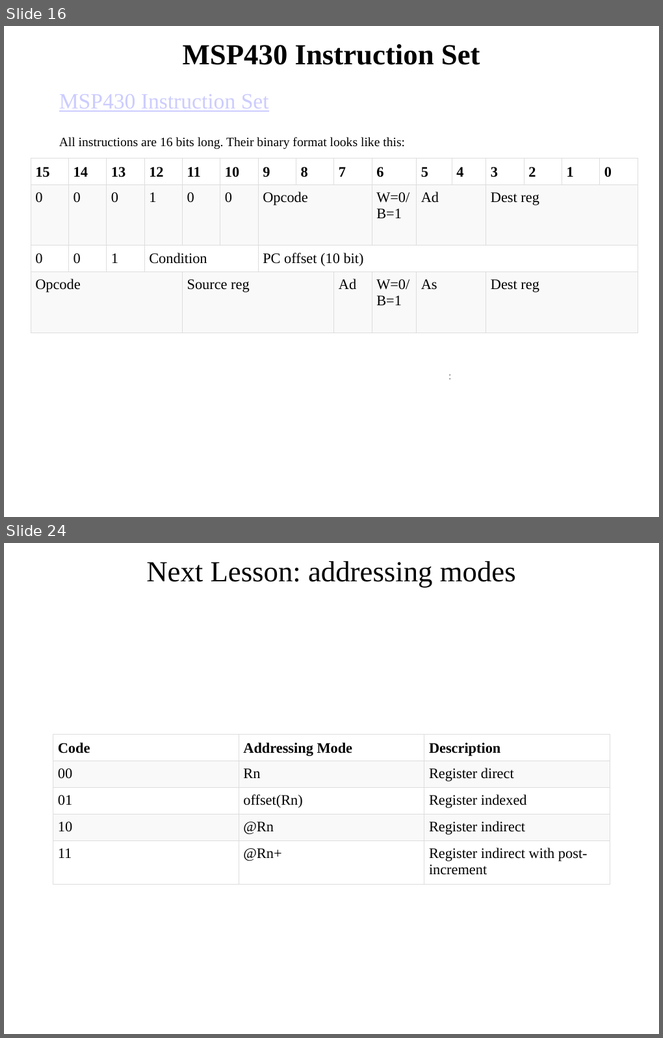
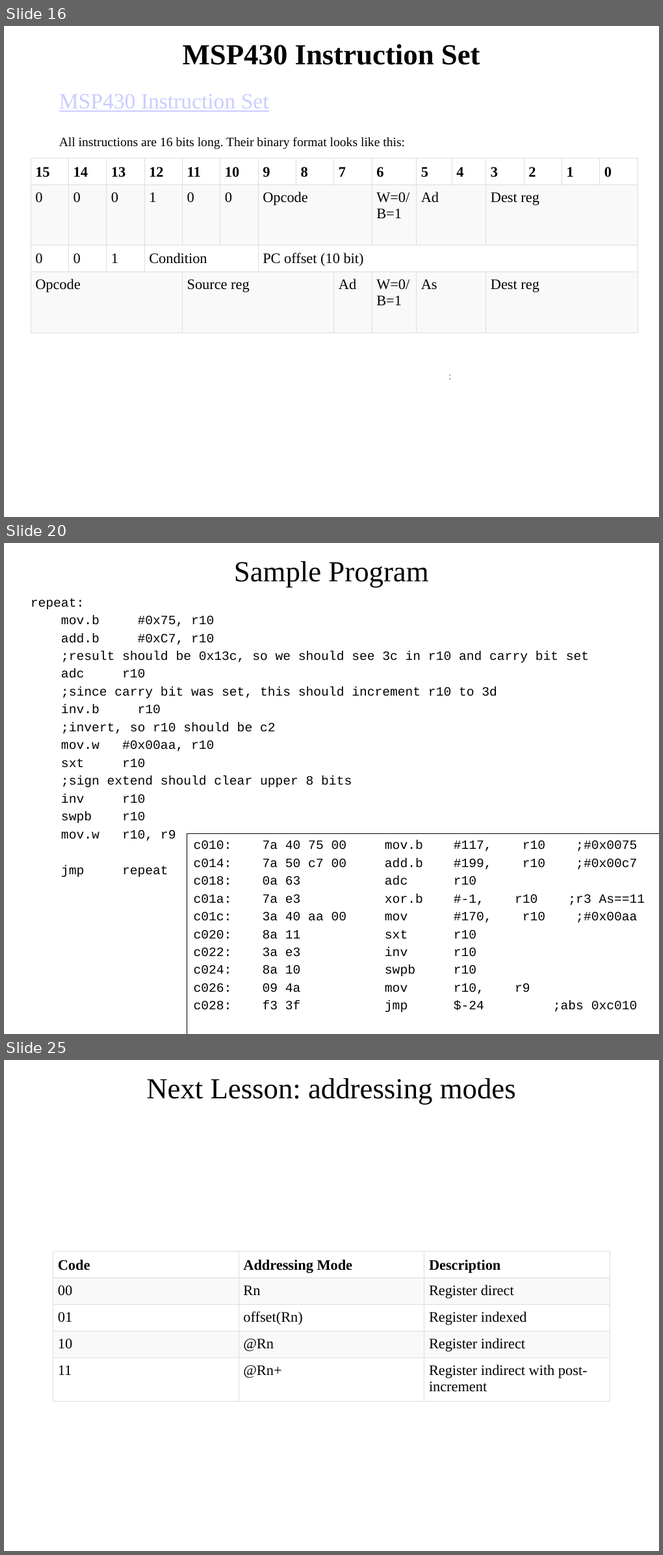
Before and after one commit to pw4rn3r/ECE382, a slide deck: notes/L3/Lsn3.pptx. Shown one above the other, each under a label of ours: slides 16 and 24 before the commit, slides 16, 20 and 25 after it; the slides between them are not shown. The pictures are 663x1038 and 663x1555 pixels, drawn with LibreOffice and Linux fonts; fonts in the diff are those of the drawing. Boxes give left, top, right and bottom in pixels: in the first picture for what was removed or moved away, otherwise in the second. Text is boxed around its words. In the diff, an @@ line names an element or a change of style, - is before the commit and + after.

```diff
--- a/notes/L3/Lsn3.pptx
+++ b/notes/L3/Lsn3.pptx
@@ slide 20 added at <box>4,543,659,1034</box>, background #FFFFFF @@
@@ title added at <box>234,561,428,588</box>, 32 pt, text #000000 @@
+Sample Program
@@ text added at <box>31,598,589,877</box>, 14 pt, text #000000 @@
+repeat:
+mov.b #0x75, r10
+add.b #0xC7, r10
+;result should be 0x13c, so we should see 3c in r10 and carry bit set
+adc r10
+;since carry bit was set, this should increment r10 to 3d
+inv.b r10
+;invert, so r10 should be c2
+mov.w #0x00aa, r10
+sxt r10
+;sign extend should clear upper 8 bits
+inv r10
+swpb r10
+mov.w r10, r9
+jmp repeat
@@ rectangle added at <box>187,834,659,1034</box>, outline #000000 0.75 pt, 14 pt, text #000000 @@
+c010: 7a 40 75 00 mov.b #117, r10 ;#0x0075
+c014: 7a 50 c7 00 add.b #199, r10 ;#0x00c7
+c018: 0a 63 adc r10
+c01a: 7a e3 xor.b #-1, r10 ;r3 As==11
+c01c: 3a 40 aa 00 mov #170, r10 ;#0x00aa
+c020: 8a 11 sxt r10
+c022: 3a e3 inv r10
+c024: 8a 10 swpb r10
+c026: 09 4a mov r10, r9
+c028: f3 3f jmp $-24 ;abs 0xc010
@@ what was slide 24 is now slide 25 @@
```
Also in this commit, not shown: 5 slides changed, 2 other slides added, 2 slides removed, 1 other file.
